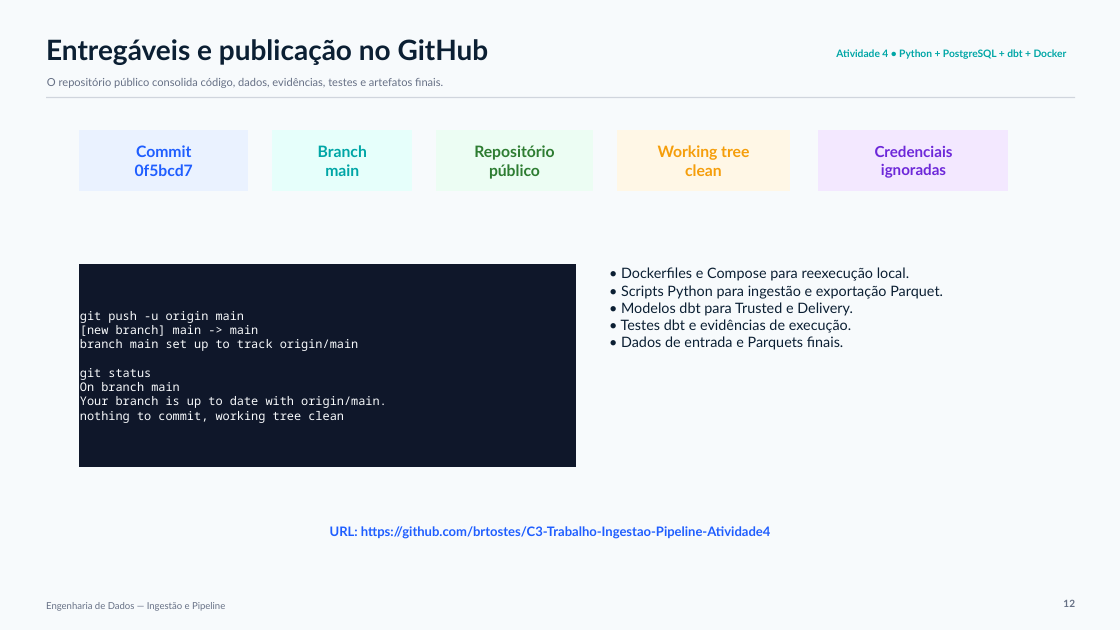
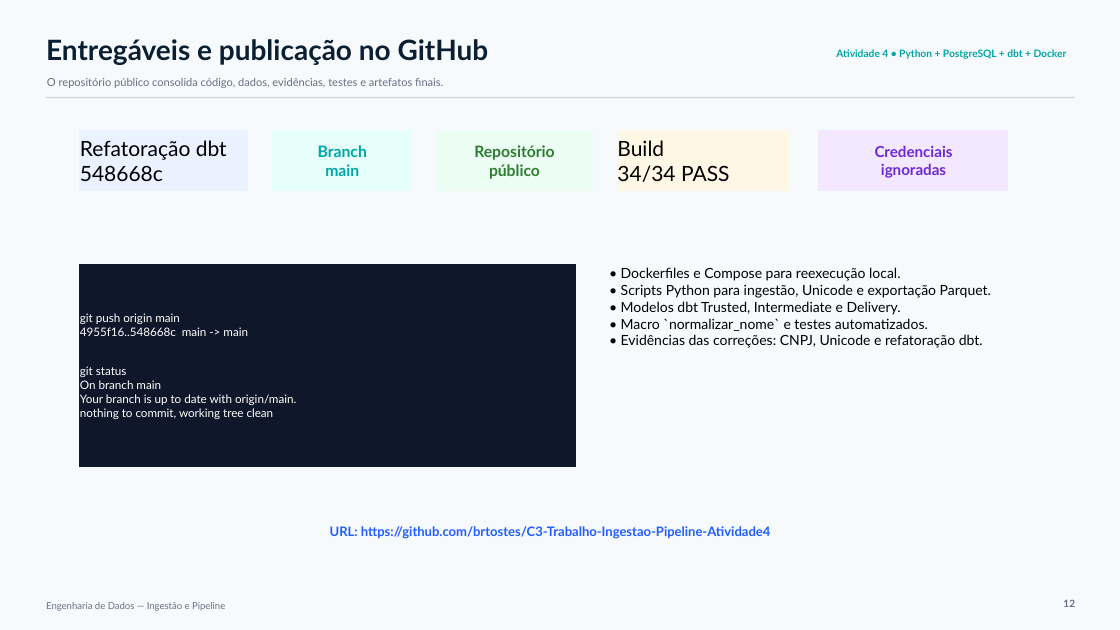
Before and after one commit to brtostes/C3-Trabalho-Ingestao-Pipeline-Atividade4, a slide deck: slide 13 of apresentacao/Apresentacao_Tarefa4_Engenharia_Dados.pptx. Drawn at 1120x630 pixels with LibreOffice and Linux fonts; fonts in the diff are those of the drawing. Boxes give left, top, right and bottom in pixels: in the first picture for what was removed or moved away, otherwise in the second. Text is boxed around its words. In the diff, an @@ line names an element or a change of style, - is before the commit and + after.

Commit message:
Sincroniza apresentaÃ§Ã£o e Parquets finais

```diff
--- a/apresentacao/Apresentacao_Tarefa4_Engenharia_Dados.pptx
+++ b/apresentacao/Apresentacao_Tarefa4_Engenharia_Dados.pptx
@@ text in rectangle at [80, 140, 227, 181]: text changed; size 13.5 to 18 pt; text colour #1F5EFF to #000000; bold off @@
-Commit
-0f5bcd7
+Refatoração dbt
+548668c
@@ text in rectangle at [617, 140, 730, 182]: text changed; size 13.5 to 18 pt; text colour #F59E0B to #000000; bold off @@
-Working tree
-clean
+Build
+34/34 PASS
@@ text at [621, 267, 991, 348]: text changed; size 12.3 to 12 pt; text colour #0B1F33 to #000000 @@
-• Dockerfiles e Compose para reexecução local.
-• Scripts Python para ingestão e exportação Parquet.
-• Modelos dbt para Trusted e Delivery.
-• Testes dbt e evidências de execução.
-• Dados de entrada e Parquets finais.
+• Dockerfiles e Compose para reexecução local.
+• Scripts Python para ingestão, Unicode e exportação Parquet.
+• Modelos dbt Trusted, Intermediate e Delivery.
+• Macro `normalizar_nome` e testes automatizados.
+• Evidências das correções: CNPJ, Unicode e refatoração dbt.
@@ text in rectangle at [80, 313, 248, 336]: text changed; size 10.2 to 10 pt; font Noto Sans Mono to Lato; text colour #F8FAFC to #FFFFFF @@
-git push -u origin main
-[new branch] main -> main
-branch main set up to track origin/main
+git push origin main
+4955f16..548668c main -> main
@@ text in rectangle at [80, 366, 296, 419]: size 10.2 to 10 pt, font Noto Sans Mono to Lato, text colour #F8FAFC to #FFFFFF in "git status", "On branch main", "Your branch is up to date with ...", "nothing to commit, working tree clean" @@
```
Also in this commit, not shown: 11 other slides changed, 1 other file.
